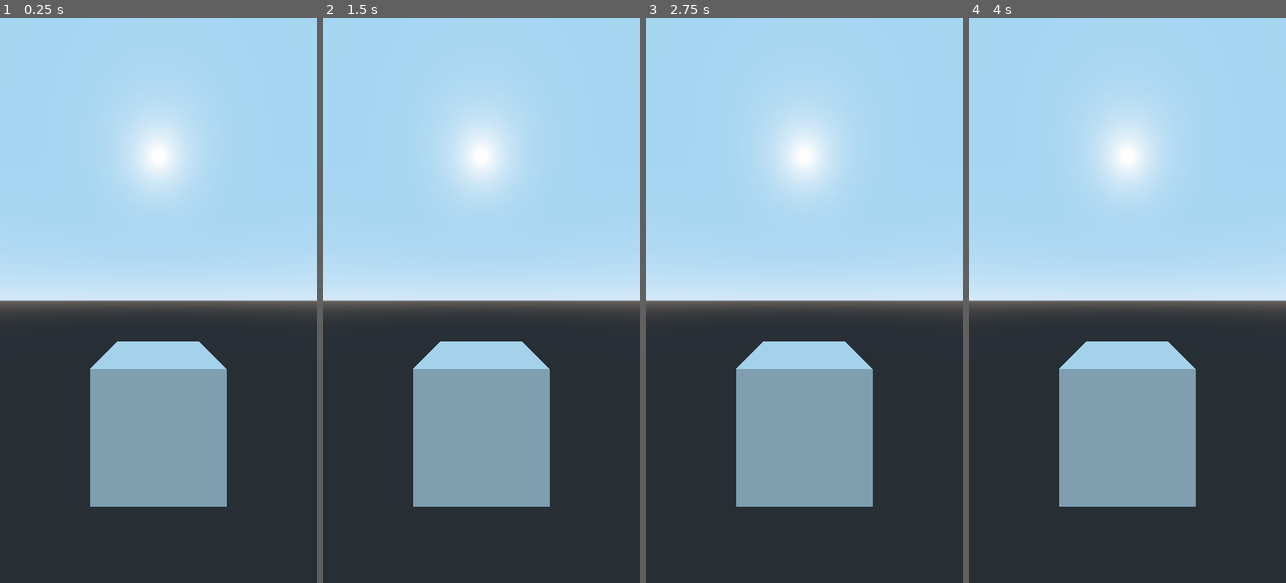
Above: before the commit, frames 1-4 (left to right).
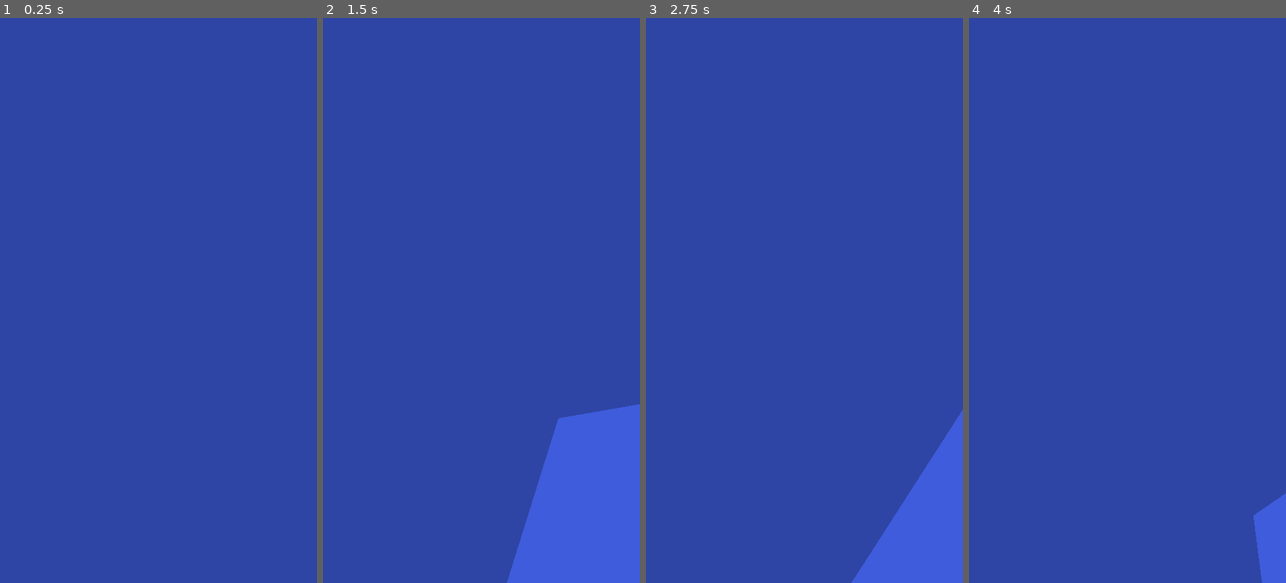
Above: after the commit, the same moments.

Repository: darkwood-com/darkwaar
Game: Godot game, scene res://src/scenes/board.tscn
Two runs of this game, one before a commit and one after it. Both use one fixed random seed, a clock stepped at 60 frames per second and the inputs below.
Inputs (mouse positions are in pixels of both pictures, inside the frame that each line leads up to):
- Up to frame 1 (0.25 s): no input
- Up to frame 2 (1.5 s): tap Enter at 0.5 s; move the mouse to (551, 272) at 0.52 s; tap Space at 1.25 s; move the mouse to (418, 328) at 1.27 s
- Up to frame 3 (2.75 s): tap Enter at 2 s; move the mouse to (836, 176) at 2.02 s
- Up to frame 4 (4 s): tap Space at 2.75 s; move the mouse to (1111, 413) at 2.77 s; tap Enter at 3.5 s; move the mouse to (1222, 385) at 3.52 s

The runs differ from the first frame. In frame 1, 100% of the frame differs, in the area x 0-100%, y 0-100%; in frame 2, 100%; in frame 3, 100%; in frame 4, 100%.

Commit message:
board

Diff:
--- /dev/null
+++ b/packages/app/src/nodes/camera.gd
@@ -0,0 +1,12 @@
+extends Camera
+
+var mouse_sens = 0.3
+var camera_anglev = 0
+
+func _input(event):
+	if event is InputEventMouseMotion:
+		rotate_y(deg2rad(-event.relative.x * mouse_sens))
+		var changev =- event.relative.y * mouse_sens
+		if camera_anglev + changev > -50 and camera_anglev + changev < 50:
+			camera_anglev += changev
+			rotate_x(deg2rad(changev))
--- /dev/null
+++ b/packages/app/src/nodes/camera.tscn
@@ -0,0 +1,6 @@
+[gd_scene load_steps=2 format=2]
+
+[ext_resource path="res://src/nodes/camera.gd" type="Script" id=1]
+
+[node name="Camera" type="Camera"]
+script = ExtResource( 1 )
--- /dev/null
+++ b/packages/app/src/scenes/board.gd
@@ -0,0 +1,25 @@
+extends Spatial
+
+var camera_scene = preload("res://src/nodes/camera.tscn")
+
+func _ready():
+	var camera = camera_scene.instance()
+	add_child(camera)
+
+	for i in range(3):
+		for j in range(3):
+			for k in range(3):
+				var tile = get_tile("terrain") as CSGBox
+				tile.translation.x = -1 + i
+				tile.translation.y = -1 + j
+				tile.translation.z = -1 + k
+
+				var material = tile.material as SpatialMaterial
+				material.albedo_color = Color(randf(), randf(), randf())
+
+				add_child(tile)
+
+	pass
+
+func get_tile(name: String):
+	return load("res://src/tiles/terrain.tscn").instance()
--- a/packages/app/src/scenes/board.tscn
+++ b/packages/app/src/scenes/board.tscn
@@ -1,12 +1,6 @@
-[gd_scene format=2]
+[gd_scene load_steps=2 format=2]
+
+[ext_resource path="res://src/scenes/board.gd" type="Script" id=1]
 
 [node name="Spatial" type="Spatial"]
-
-[node name="CSGBox" type="CSGBox" parent="."]
-width = 1.0
-height = 1.0
-depth = 1.0
-
-[node name="Camera" type="Camera" parent="."]
-transform = Transform( 1, 0, 0, 0, 1, 0, 0, 0, 1, 0, 1, 2 )
-fov = 107.67
+script = ExtResource( 1 )
--- /dev/null
+++ b/packages/app/src/tiles/terrain.tscn
@@ -0,0 +1,10 @@
+[gd_scene load_steps=2 format=2]
+
+[sub_resource type="SpatialMaterial" id=1]
+albedo_color = Color( 0.827451, 0.172549, 0.172549, 1 )
+
+[node name="CSGBox" type="CSGBox"]
+width = 1.0
+height = 1.0
+depth = 1.0
+material = SubResource( 1 )
